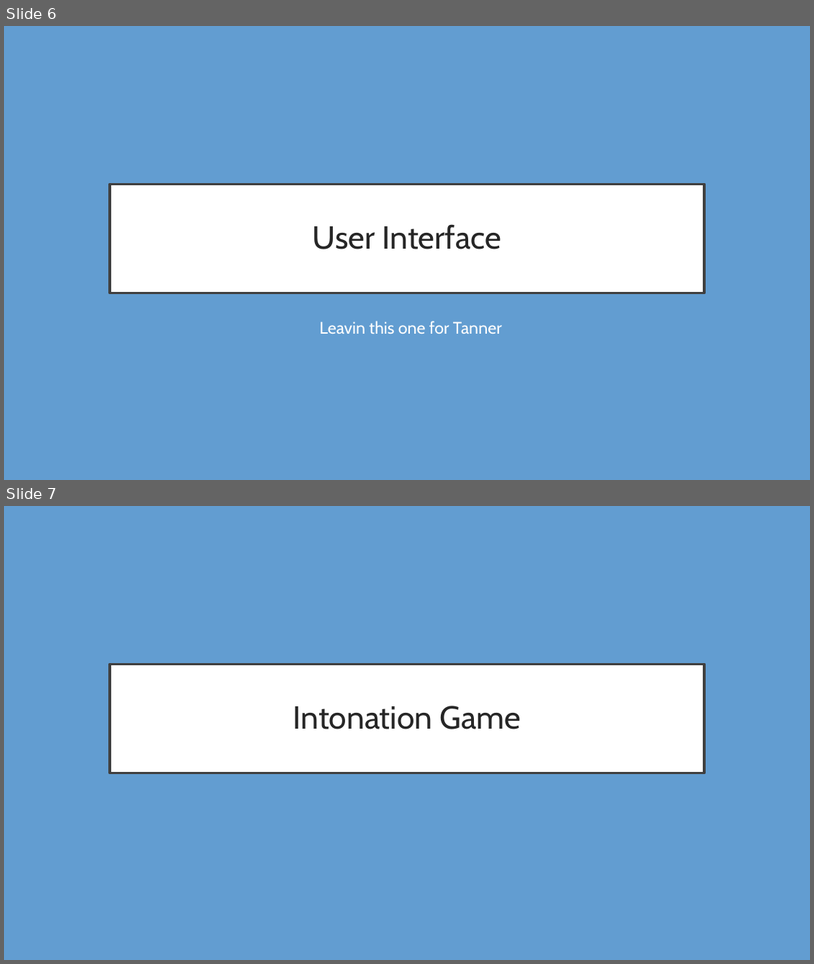
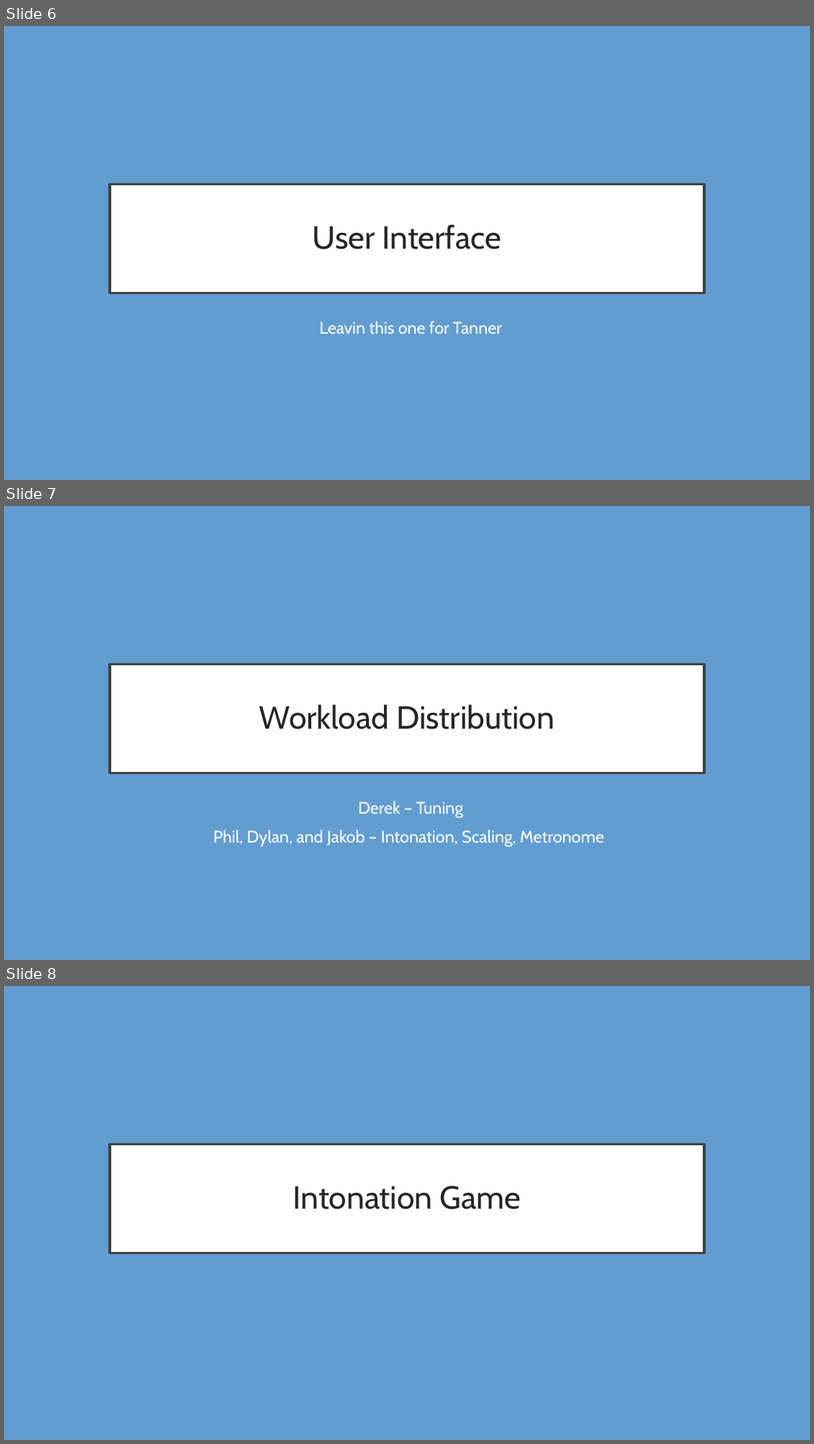
Before and after one commit to Thatawesomeguy4/FiddlePracticeAppCPSC4910, a slide deck: Fid'Lin Presentation2.pptx. Shown one above the other, each under a label of ours: slides 6 and 7 before the commit, slides 6, 7 and 8 after it. The pictures are 814x964 and 814x1444 pixels, drawn with LibreOffice and Linux fonts; fonts in the diff are those of the drawing. Boxes give left, top, right and bottom in pixels: in the first picture for what was removed or moved away, otherwise in the second. Text is boxed around its words. In the diff, an @@ line names an element or a change of style, - is before the commit and + after.

```diff
--- a/Fid'Lin Presentation2.pptx
+++ b/Fid'Lin Presentation2.pptx
@@ slide 7 added at (4,506,810,960), background #629DD1 @@
@@ title added at (110,664,705,773), fill #FFFFFF, outline #404040 3 pt, 38 pt, text #262626 @@
+Workload Distribution
@@ subtitle added at (214,800,604,847), 20 pt, text #FEFEFE @@
+Derek – Tuning
+Phil, Dylan, and Jakob – Intonation, Scaling, Metronome
@@ what was slide 7 is now slide 8 @@
```
Also in this commit, not shown: 1 slide changed, 2 other slides added.
